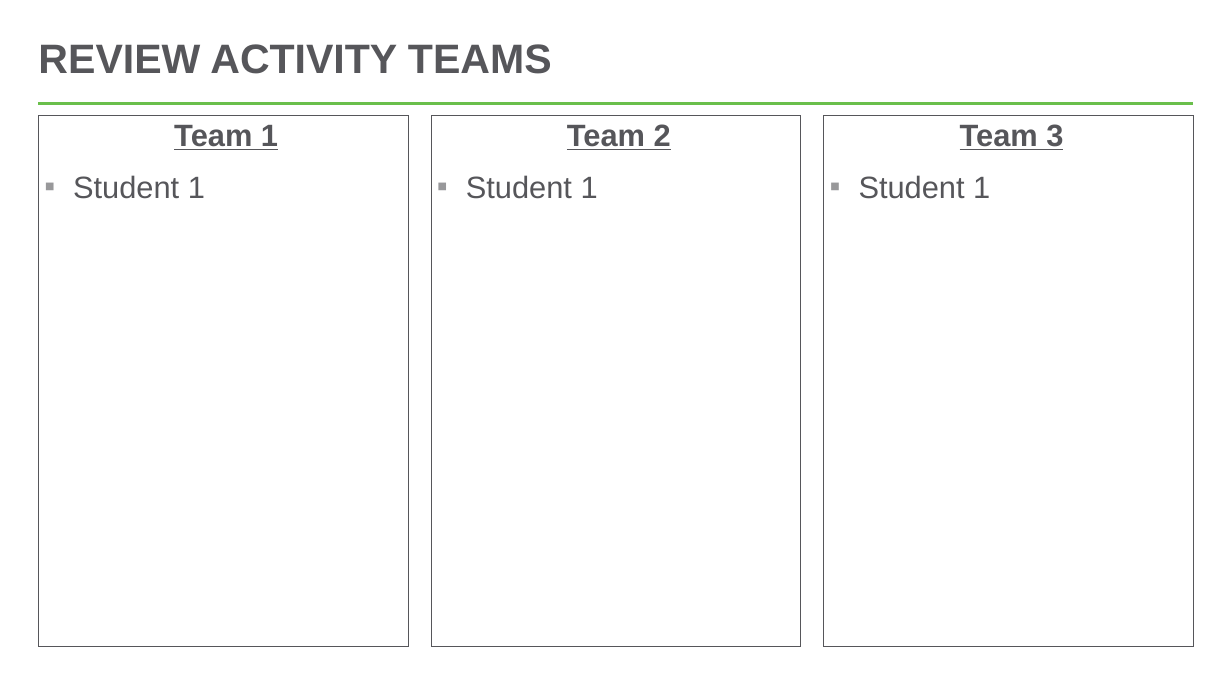
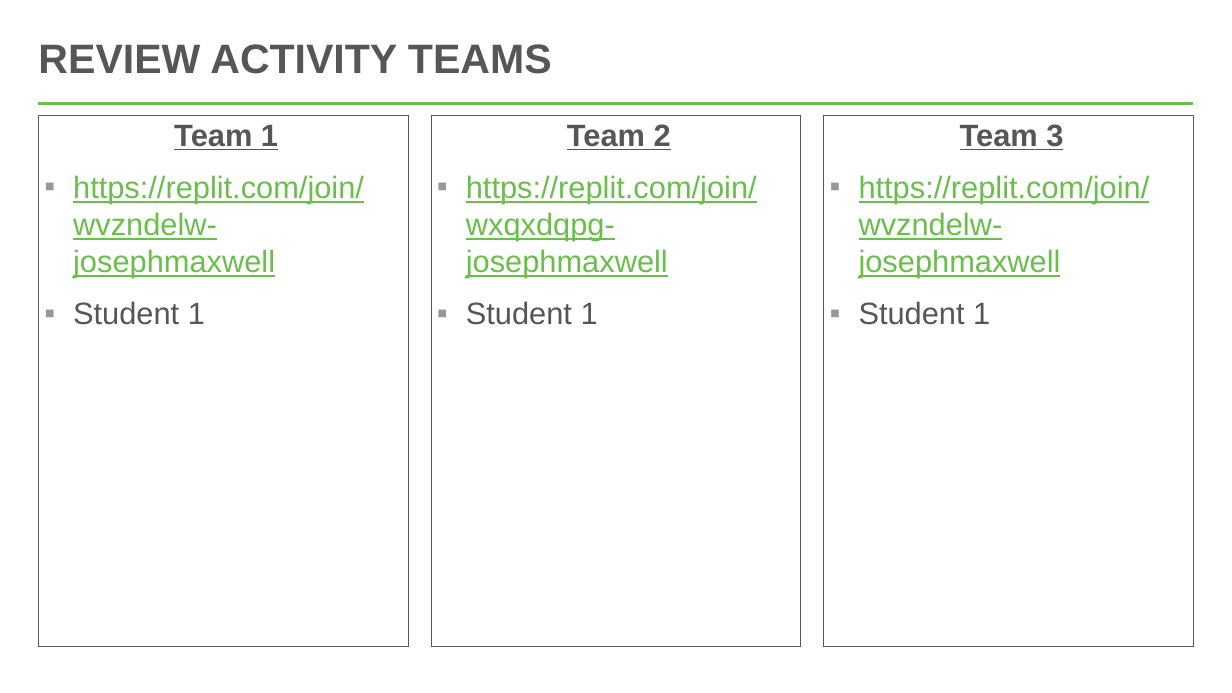
Before and after one commit to hytechclub/web-101, a slide deck: slide 1 of Week06/HtmlCssReviewActivity.pptx. Drawn at 1232x693 pixels with LibreOffice and Linux fonts; fonts in the diff are those of the drawing. Boxes give left, top, right and bottom in pixels: in the first picture for what was removed or moved away, otherwise in the second. Text is boxed around its words. In the diff, an @@ line names an element or a change of style, - is before the commit and + after.

```diff
--- a/Week06/HtmlCssReviewActivity.pptx
+++ b/Week06/HtmlCssReviewActivity.pptx
@@ text at (x1=73, y1=175, x2=364, y2=278): paragraph added @@
+▪ https://replit.com/join/wvzndelw-josephmaxwell
@@ text at (x1=466, y1=175, x2=757, y2=278): paragraph added @@
+▪ https://replit.com/join/wxqxdqpg-josephmaxwell
@@ text at (x1=859, y1=175, x2=1150, y2=278): paragraph added @@
+▪ https://replit.com/join/wvzndelw-josephmaxwell
```
Also in this commit, not shown: 56 other files.
